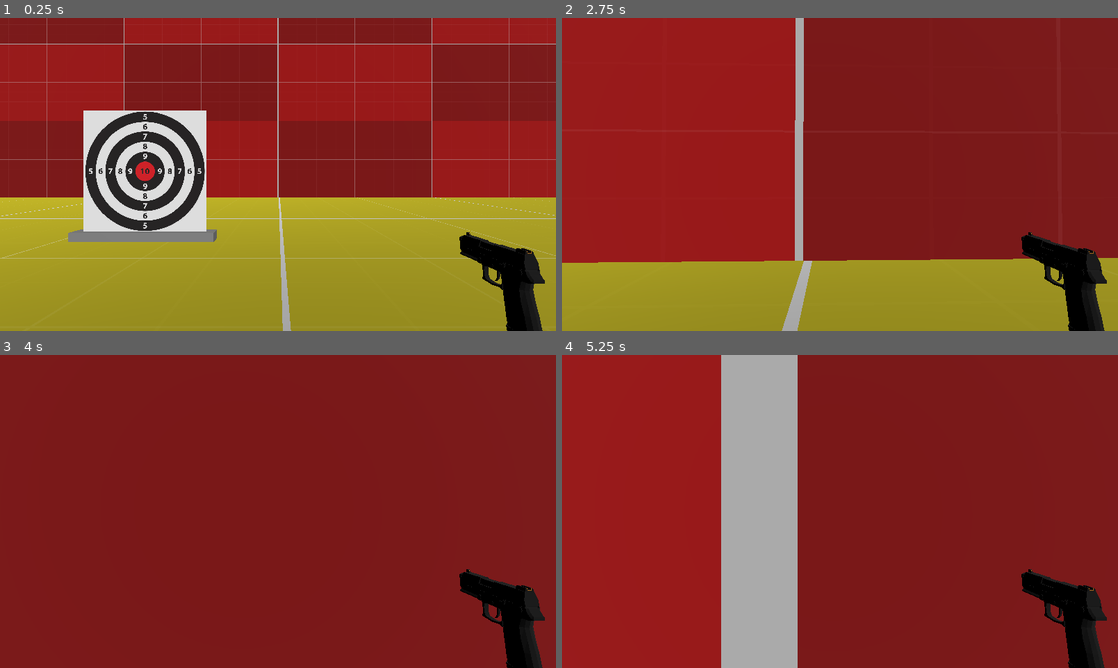
Above: before the commit, frames 1-4 (two rows, left to right).
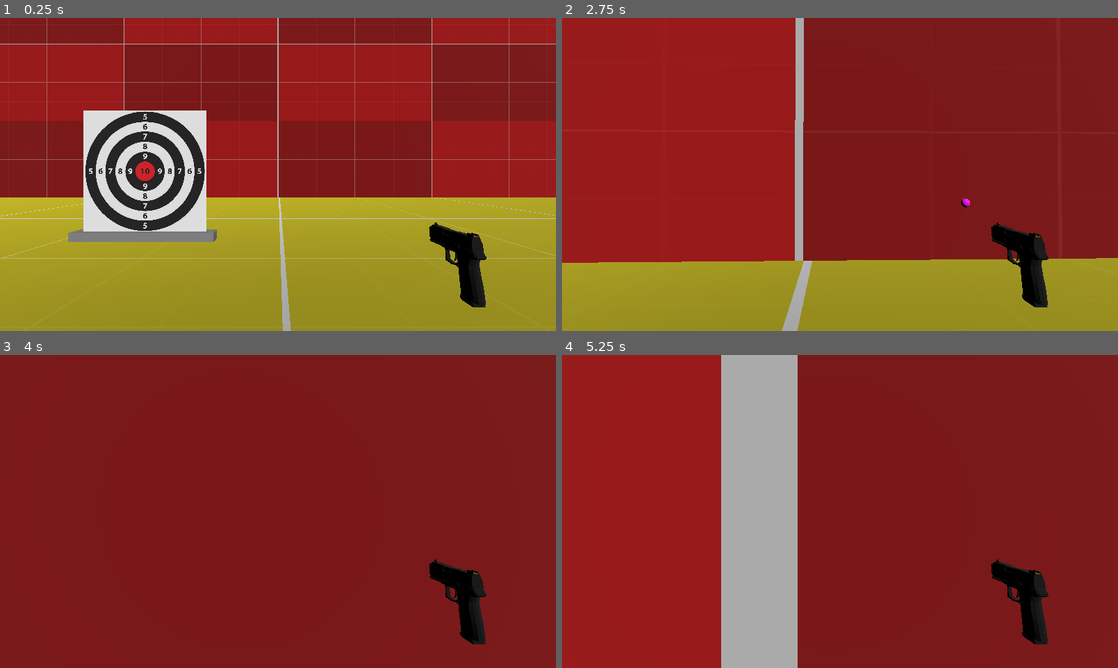
Above: after the commit, the same moments.

Repository: vixente/Shoot3D
Game: Godot game, scene res://Escenas/Escenario.tscn
Same seed, same stepped clock (60 frames per second), same inputs: the game is played once before the commit and once after it.
Inputs (mouse positions are in pixels of both pictures, inside the frame that each line leads up to):
- Up to frame 1 (0.25 s): no input
- Up to frame 2 (2.75 s): tap Enter (ui_accept) at 0.5, 0.77, 1.52 s; move the mouse to (867, 174) at 0.52 s; hold Up (ui_up) from 0.53 s (still down); click (867, 174) at 0.6 s; move the mouse to (812, 174) at 1.27 s; click (812, 174) at 1.35 s; move the mouse to (851, 168) at 2.02 s; hold Shift (correr) from 2.03 s (still down); click (851, 168) at 2.3 s
- Up to frame 3 (4 s): keep holding Up (ui_up); move the mouse to (272, 517) at 2.77 s; release Shift (correr) at 2.78 s; click (272, 517) at 2.85 s; tap Enter (ui_accept) at 3.02, 3.77 s; move the mouse to (316, 514) at 3.52 s; click (316, 514) at 3.6 s
- Up to frame 4 (5.25 s): keep holding Up (ui_up); tap Enter (ui_accept) at 4.25, 4.52 s; move the mouse to (795, 508) at 4.27 s; tap Shift (correr) at 4.35 s; click (795, 508) at 4.55 s; move the mouse to (845, 511) at 5.02 s; click (845, 511) at 5.1 s

The runs differ from the first frame. In frame 1, 3.2% of the frame differs, in the area x 77-98%, y 65-100%; in frame 2, 3.3%, in the area x 71-98%, y 57-100%; in frame 3, 3.2%; in frame 4, 3.2%.

Commit message:
Por fin funciona disparo con angulo y direccion correctas

Diff:
--- a/Escenas/Diana.tscn
+++ b/Escenas/Diana.tscn
@@ -3,7 +3,7 @@
 [ext_resource type="Texture2D" uid="uid://bjmti1361jpgd" path="res://Texturas/Targets/Diana.jpg" id="1_mblks"]
 
 [sub_resource type="BoxShape3D" id="BoxShape3D_qowai"]
-size = Vector3(8, 8, 1)
+size = Vector3(8, 8, 1.5)
 
 [node name="Diana" type="StaticBody3D"]
 collision_layer = 4
--- a/Escenas/arma.gd
+++ b/Escenas/arma.gd
@@ -15,33 +15,26 @@
 	viewport = get_viewport()
 	mirilla = viewport.get_size()/2
 
-func _input(event):
-	if event is InputEventKey:
-		if Input.is_action_just_pressed("Disparo"):
-			hay_disparo = true
+#func _input(event):
+
 
 
 func _physics_process(delta):
-	if hay_disparo == true:
-		origen = camara.project_ray_origin(mirilla)
-		destino = origen + camara.project_ray_normal(mirilla) * rango_arma
-		var space_state = get_world_3d().direct_space_state
-		var query = PhysicsRayQueryParameters3D.create(origen,destino)
-		var result = space_state.intersect_ray(query)
-		if !result.is_empty():
-			impacto = result.position
-			if impacto:
-				print(impacto)
-			dibuja_proyectil()
-			#dispara_proyectil()
-			hay_disparo = false
+	if Input.is_action_just_pressed("Disparo"):
+		dispara_proyectil()
+
 
 func dispara_proyectil():
 	var nuevo_proyectil = proyectil.instantiate()
-	owner.add_child(nuevo_proyectil)
-	nuevo_proyectil.get_global_transform().origin = origen
-	var direccion = (impacto - $Bocacha.get_global_transform().origin).normalized()
-	nuevo_proyectil.set_linear_velocity(direccion * 5)
+	nuevo_proyectil.global_position = $Bocacha.global_position
+	nuevo_proyectil.global_basis = $Bocacha.global_basis
+	nuevo_proyectil.camara = camara
+	$Bocacha.add_child(nuevo_proyectil)
+	nuevo_proyectil.reparent(get_tree().get_root(),true)
+
+	print(nuevo_proyectil.global_position)
+	print($Bocacha.global_position)
+
 
 func dibuja_proyectil():
 	if origen && impacto:
--- a/Escenas/perdigon.tscn
+++ b/Escenas/perdigon.tscn
@@ -3,11 +3,13 @@
 [ext_resource type="Script" path="res://Perdigon.gd" id="1_jgkj0"]
 
 [sub_resource type="SphereShape3D" id="SphereShape3D_bsept"]
-radius = 0.6
+radius = 0.12
 
 [sub_resource type="SphereMesh" id="SphereMesh_00741"]
-radial_segments = 8
-rings = 4
+radius = 0.1
+height = 0.2
+radial_segments = 16
+rings = 8
 
 [sub_resource type="StandardMaterial3D" id="StandardMaterial3D_r5q87"]
 albedo_color = Color(1, 0.0705882, 1, 1)
@@ -16,6 +18,7 @@
 top_level = true
 collision_layer = 8
 collision_mask = 14
+input_ray_pickable = false
 script = ExtResource("1_jgkj0")
 
 [node name="CollisionShape3D" type="CollisionShape3D" parent="."]
--- a/Escenas/player.tscn
+++ b/Escenas/player.tscn
@@ -1,13 +1,12 @@
-[gd_scene load_steps=5 format=3 uid="uid://dflrj4x7d3jei"]
+[gd_scene load_steps=4 format=3 uid="uid://dflrj4x7d3jei"]
 
 [ext_resource type="Script" path="res://Player.gd" id="1_l6r8k"]
 [ext_resource type="PackedScene" uid="uid://j51thq1qjbcu" path="res://Escenas/Arma.tscn" id="2_k65at"]
-[ext_resource type="PackedScene" uid="uid://e1xs17kqk4ov" path="res://Escenas/perdigon.tscn" id="3_5m70g"]
 
 [sub_resource type="CapsuleShape3D" id="CapsuleShape3D_45ejp"]
 
-[node name="Player" type="CharacterBody3D"]
-collision_mask = 15
+[node name="Player" type="CharacterBody3D" groups=["Jugadores"]]
+collision_mask = 7
 script = ExtResource("1_l6r8k")
 mouse_sensitivity = 0.005
 
@@ -22,6 +21,5 @@
 far = 1000.0
 
 [node name="Arma" parent="Camera3D" instance=ExtResource("2_k65at")]
-transform = Transform3D(1, 0, 0, 0, 1, 0, 0, 0, 1, 0.37793, -0.156929, -0.52475)
+transform = Transform3D(1, 0, 0, 0, 1, 0, 0, 0, 1, 0.37793, -0.156929, -0.651772)
 skeleton = NodePath("../..")
-proyectil = ExtResource("3_5m70g")
--- a/Perdigon.gd
+++ b/Perdigon.gd
@@ -1,6 +1,13 @@
 extends RigidBody3D
 
-var speed = 2
+var speed = 40
+var direccion : Vector3 = Vector3.FORWARD
+var camara : Camera3D
 
-#func _physics_process(delta):
-	#position += -transform.basis.z * speed * delta
+func _ready():
+
+	if camara != null:
+		direccion = camara.global_transform.basis.z
+		apply_central_impulse(-direccion * speed)
+	else:
+		push_error("Sin camara :(")
--- a/project.godot
+++ b/project.godot
@@ -21,6 +21,11 @@
 
 window/size/viewport_width=1280
 window/size/viewport_height=720
+window/size/initial_position=Vector2i(345, 0)
+
+[global_group]
+
+Jugadores=""
 
 [input]
 
